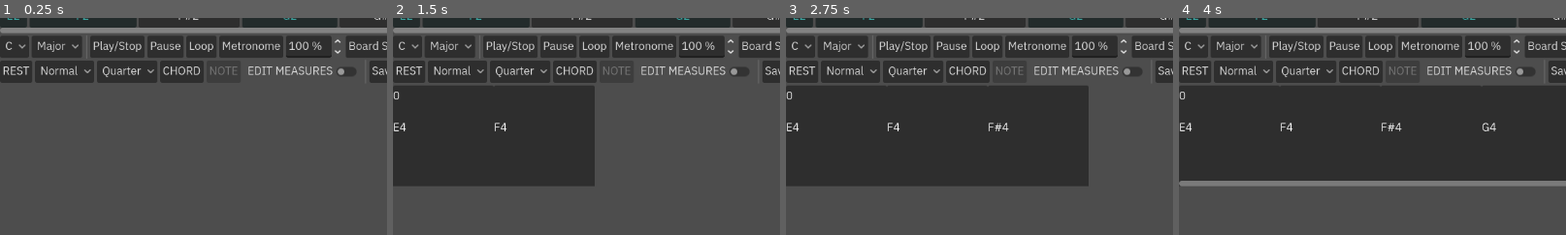
Above: before the commit, frames 1-4 (left to right).
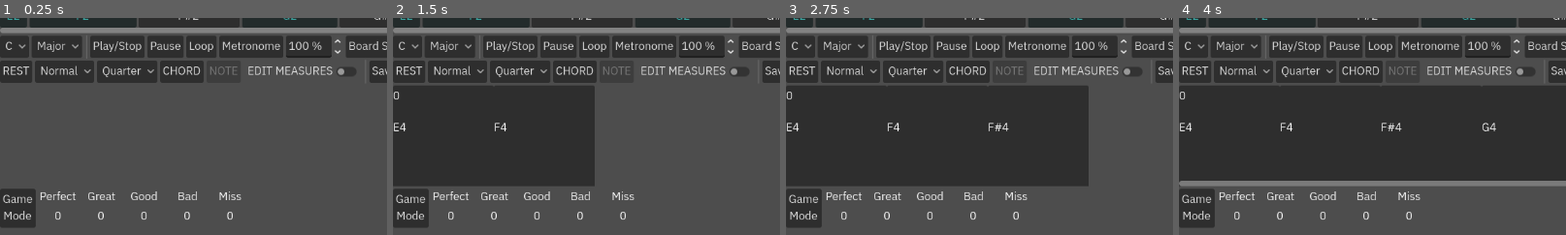
Above: after the commit, the same moments.

Repository: TetroTheo/GuitarMaster
Game: Godot game, scene res://test.tscn
Two runs of this game, one before a commit and one after it. Both use one fixed random seed, a clock stepped at 60 frames per second and the inputs below. Sound files missing from this copy of the repository are replaced by a short silence.
Inputs:
- Up to frame 1 (0.25 s): no input
- Up to frame 2 (1.5 s): click "E4" at 0.5 s; click "F4" at 1.25 s
- Up to frame 3 (2.75 s): click "F#4" at 2 s
- Up to frame 4 (4 s): click "G4" at 2.75 s; click "G#4" at 3.5 s
The pictures show only the part of the screen within x 0-50%, y 31-81%; the shares and areas given below are measured in that part.

The runs differ from the first frame. In frame 1, 2.2% of the frame differs, in the area x 0-63%, y 79-97%; in frame 2, 2.2%; in frame 3, 2.2%; in frame 4, 2.2%.

Commit message:
you can now toggle on and off game mode, and when enabled, pressing notes will create input events only. accuracy updates in real time, and resets when you start the song.

Diff:
--- a/communicator.gd
+++ b/communicator.gd
@@ -31,7 +31,8 @@
 ## for when changing key scales
 signal update_key_scale
 ## game mode!
-var gaming := true
+var gaming := false
+var accuracy_matrix: Array[int] = [0, 0, 0, 0, 0]
 
 ## so that we can connect to the track, so that it will tell us when a measure is deleted
 func _ready() -> void:
@@ -41,6 +42,7 @@
 	$Fretboard.connect_settings_menu($MainControls/Settings)
 	update_key_scales()
 	$GuitarInputRecorder.note_detected.connect(on_note_detected)
+	$EventNodes.note_hit.connect(on_note_hit)
 
 
 ## TODO:
@@ -103,8 +105,11 @@
 
 ## if any key is pressed, tell the sheet to add a note
 func key_pressed(note : Note):
+	## instead of editing,
+	## treat the note as guitar input
 	if gaming:
 		add_input_event(note)
+		return
 	## if we are creating a chord, keep it to yourself for now.
 	## we will add all notes of the chord at once!
 	if chord_creation:
@@ -219,6 +224,8 @@
 	last_song_note_duration = 0.0
 	last_metronome_tick_position = 0.0
 	metronome_ticks_this_measure = 0
+	## reset accuracy count
+	accuracy_matrix = [0, 0, 0, 0, 0]
 	## set the song tempo to start off with!
 	if song.measure_packages:
 		BPM = song.measure_packages[song_measure_index].tempo
@@ -293,6 +300,8 @@
 				var event = Event.new()
 				for note: Note in nkpg.notes:
 					event.add_note(note)
+				## we don't connect this to input events!
+				event.timeout.connect(on_note_miss)
 				$EventNodes/Notes.add_child(event)
 				$EventNodes.check_events()
 		## plays note sound for the entire chord
@@ -481,3 +490,31 @@
 		change_song_speed(percent / 100)
 	else:
 		speed_scale = percent / 100
+
+
+func _on_game_mode_toggled(toggled_on: bool) -> void:
+	gaming = toggled_on
+
+
+func on_note_hit(timing: float):
+	if timing < 0.1:
+		accuracy_matrix[0] += 1
+	elif timing < 0.3:
+		accuracy_matrix[1] += 1
+	elif timing < 0.6:
+		accuracy_matrix[2] += 1
+	else:
+		accuracy_matrix[3] += 1
+	update_accuracy_display()
+
+
+func on_note_miss():
+	accuracy_matrix[4] += 1
+	update_accuracy_display()
+
+
+func update_accuracy_display():
+	var index := 0
+	for accuracy_name in ['Perfect', 'Great', 'Good', 'Bad', 'Miss']:
+		$GamePanel.get_node(accuracy_name).get_node("Count").text = str(accuracy_matrix[index])
+		index += 1
--- a/event.gd
+++ b/event.gd
@@ -20,6 +20,7 @@
 	notes.append(note)
 	name += " " + note.note_name()
 
+
 func on_timeout():
 	queue_free()
 
--- a/event_nodes.gd
+++ b/event_nodes.gd
@@ -1,6 +1,7 @@
 extends Node
+## here, we check if any input events match with note events.
 
-## here, we check if any input events match with note events.
+signal note_hit
 
 func check_events():
 	for note_event: Event in $Notes.get_children():
@@ -9,6 +10,6 @@
 			if input_event.notes[0] in note_event.notes:
 				## the condition is satisfied
 				var timing: float = note_event.age() - input_event.age()
-				print(timing)
+				note_hit.emit(timing)
 				note_event.queue_free()
 				input_event.queue_free()
--- a/test.tscn
+++ b/test.tscn
@@ -294,6 +294,95 @@
 custom_minimum_size = Vector2(0, 150)
 layout_mode = 2
 
+[node name="GamePanel" type="HBoxContainer" parent="Communicator" unique_id=345259263]
+layout_mode = 2
+
+[node name="GameMode" type="Button" parent="Communicator/GamePanel" unique_id=151287369]
+layout_mode = 2
+toggle_mode = true
+text = "Game
+Mode"
+
+[node name="Perfect" type="VBoxContainer" parent="Communicator/GamePanel" unique_id=1650644757]
+custom_minimum_size = Vector2(60, 0)
+layout_mode = 2
+
+[node name="Label" type="Label" parent="Communicator/GamePanel/Perfect" unique_id=138793880]
+layout_mode = 2
+text = "Perfect"
+horizontal_alignment = 1
+vertical_alignment = 1
+
+[node name="Count" type="Label" parent="Communicator/GamePanel/Perfect" unique_id=1597821973]
+layout_mode = 2
+text = "0"
+horizontal_alignment = 1
+vertical_alignment = 1
+
+[node name="Great" type="VBoxContainer" parent="Communicator/GamePanel" unique_id=800975911]
+custom_minimum_size = Vector2(60, 0)
+layout_mode = 2
+
+[node name="Label" type="Label" parent="Communicator/GamePanel/Great" unique_id=318338781]
+layout_mode = 2
+text = "Great"
+horizontal_alignment = 1
+vertical_alignment = 1
+
+[node name="Count" type="Label" parent="Communicator/GamePanel/Great" unique_id=548196587]
+layout_mode = 2
+text = "0"
+horizontal_alignment = 1
+vertical_alignment = 1
+
+[node name="Good" type="VBoxContainer" parent="Communicator/GamePanel" unique_id=796779541]
+custom_minimum_size = Vector2(60, 0)
+layout_mode = 2
+
+[node name="Label" type="Label" parent="Communicator/GamePanel/Good" unique_id=923607676]
+layout_mode = 2
+text = "Good"
+horizontal_alignment = 1
+vertical_alignment = 1
+
+[node name="Count" type="Label" parent="Communicator/GamePanel/Good" unique_id=1390621313]
+layout_mode = 2
+text = "0"
+horizontal_alignment = 1
+vertical_alignment = 1
+
+[node name="Bad" type="VBoxContainer" parent="Communicator/GamePanel" unique_id=769014332]
+custom_minimum_size = Vector2(60, 0)
+layout_mode = 2
+
+[node name="Label" type="Label" parent="Communicator/GamePanel/Bad" unique_id=1285922694]
+layout_mode = 2
+text = "Bad"
+horizontal_alignment = 1
+vertical_alignment = 1
+
+[node name="Count" type="Label" parent="Communicator/GamePanel/Bad" unique_id=121819813]
+layout_mode = 2
+text = "0"
+horizontal_alignment = 1
+vertical_alignment = 1
+
+[node name="Miss" type="VBoxContainer" parent="Communicator/GamePanel" unique_id=46939909]
+custom_minimum_size = Vector2(60, 0)
+layout_mode = 2
+
+[node name="Label" type="Label" parent="Communicator/GamePanel/Miss" unique_id=544137655]
+layout_mode = 2
+text = "Miss"
+horizontal_alignment = 1
+vertical_alignment = 1
+
+[node name="Count" type="Label" parent="Communicator/GamePanel/Miss" unique_id=1477486106]
+layout_mode = 2
+text = "0"
+horizontal_alignment = 1
+vertical_alignment = 1
+
 [node name="Metronome" type="AudioStreamPlayer" parent="Communicator" unique_id=888726797]
 stream = ExtResource("4_ppyta")
 
@@ -316,7 +405,6 @@
 
 [node name="GuitarInputRecorder" type="AudioStreamPlayer" parent="Communicator" unique_id=24025548]
 stream = SubResource("AudioStreamMicrophone_ykrsh")
-autoplay = true
 bus = &"Guitar Recorder"
 script = ExtResource("5_ykrsh")
 
@@ -349,6 +437,7 @@
 [connection signal="pressed" from="Communicator/Editing/SaveFile" to="Communicator" method="_on_save_file_pressed"]
 [connection signal="pressed" from="Communicator/Editing/LoadFile" to="Communicator" method="_on_load_file_pressed"]
 [connection signal="pressed" from="Communicator/Editing/DeleteFile" to="Communicator" method="_on_delete_file_pressed"]
+[connection signal="toggled" from="Communicator/GamePanel/GameMode" to="Communicator" method="_on_game_mode_toggled"]
 [connection signal="file_selected" from="Communicator/SaveFile" to="Communicator" method="_on_save_file_file_selected"]
 [connection signal="file_selected" from="Communicator/LoadFile" to="Communicator" method="_on_load_file_file_selected"]
 [connection signal="timeout" from="Communicator/GuitarInputRecorder/InputEvent" to="Communicator/GuitarInputRecorder" method="_on_input_event_timeout"]
